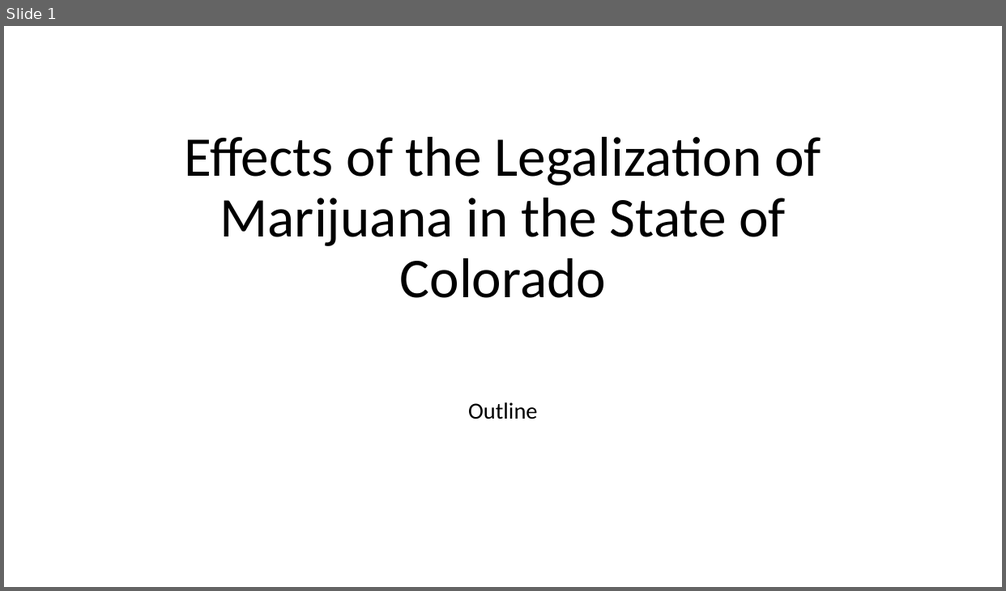
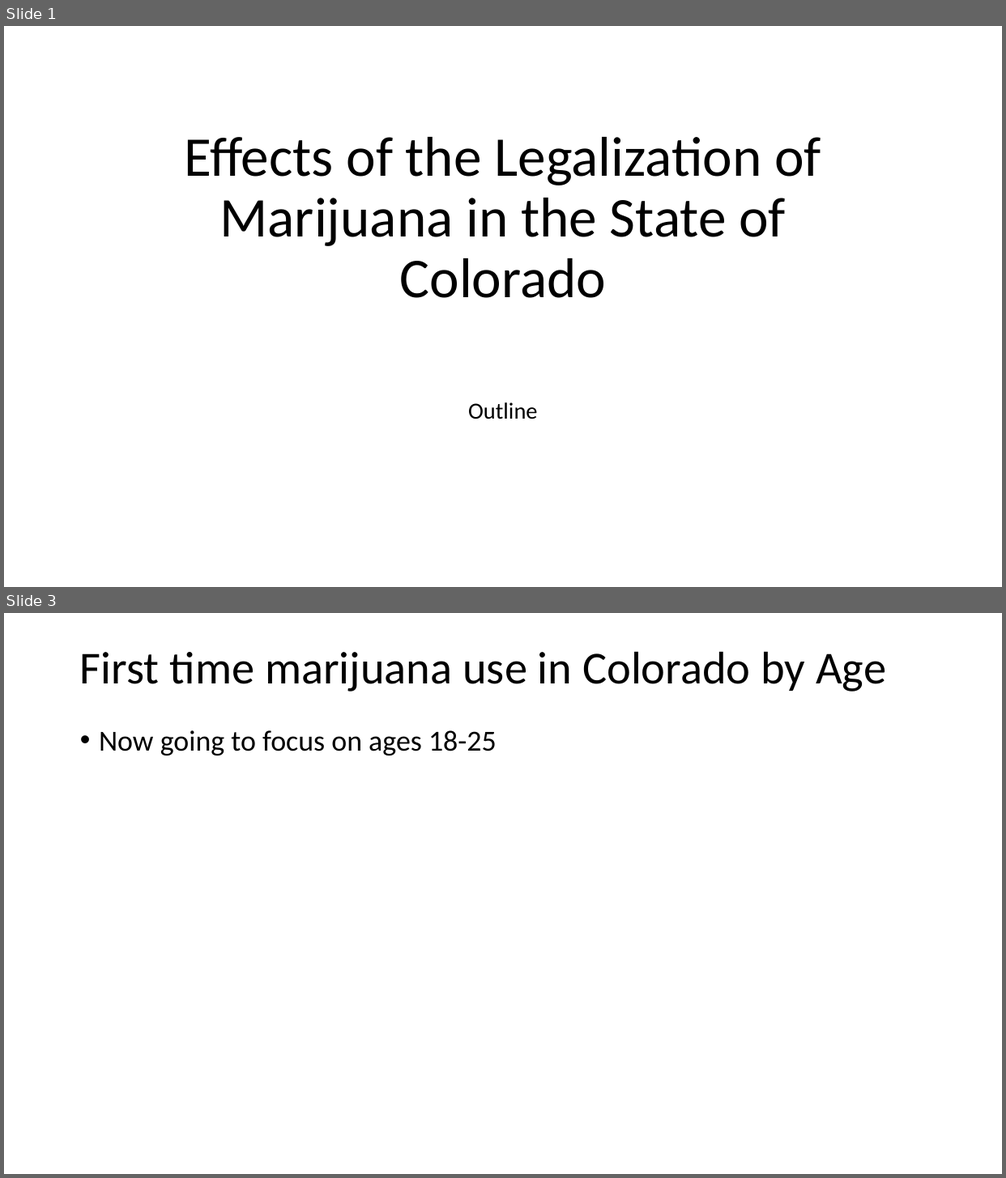
Before and after one commit to zdsteele/Project_1, a slide deck: Outline.pptx. Shown one above the other, each under a label of ours: slide 1 before the commit, slides 1 and 3 after it; the slides between them are not shown. The pictures are 1006x591 and 1006x1178 pixels, drawn with LibreOffice and Linux fonts; fonts in the diff are those of the drawing. Boxes give left, top, right and bottom in pixels: in the first picture for what was removed or moved away, otherwise in the second. Text is boxed around its words. In the diff, an @@ line names an element or a change of style, - is before the commit and + after.

```diff
--- a/Outline.pptx
+++ b/Outline.pptx
@@ slide 3 added at <box>4,613,1002,1174</box>, background #FFFFFF @@
@@ title added at <box>80,651,886,692</box>, 44 pt, text #000000 @@
+First time marijuana use in Colorado by Age
@@ text added at <box>99,730,496,756</box>, 28 pt, text #000000 @@
+• Now going to focus on ages 18-25
```
Also in this commit, not shown: 2 slides changed, 7 other slides added, 15 slides removed.
